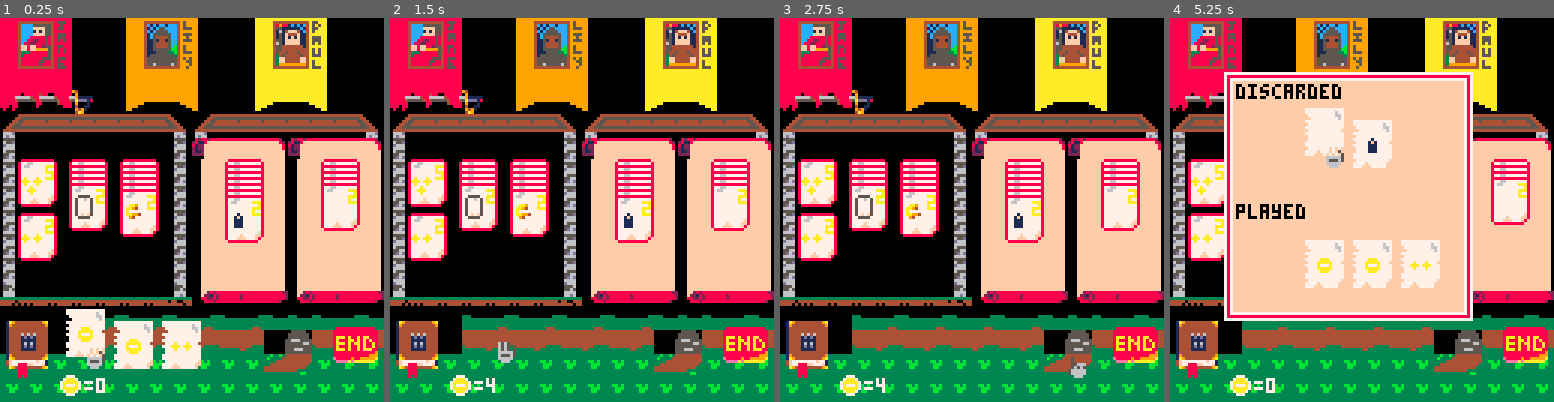
Above: before the commit, frames 1-4 (left to right).
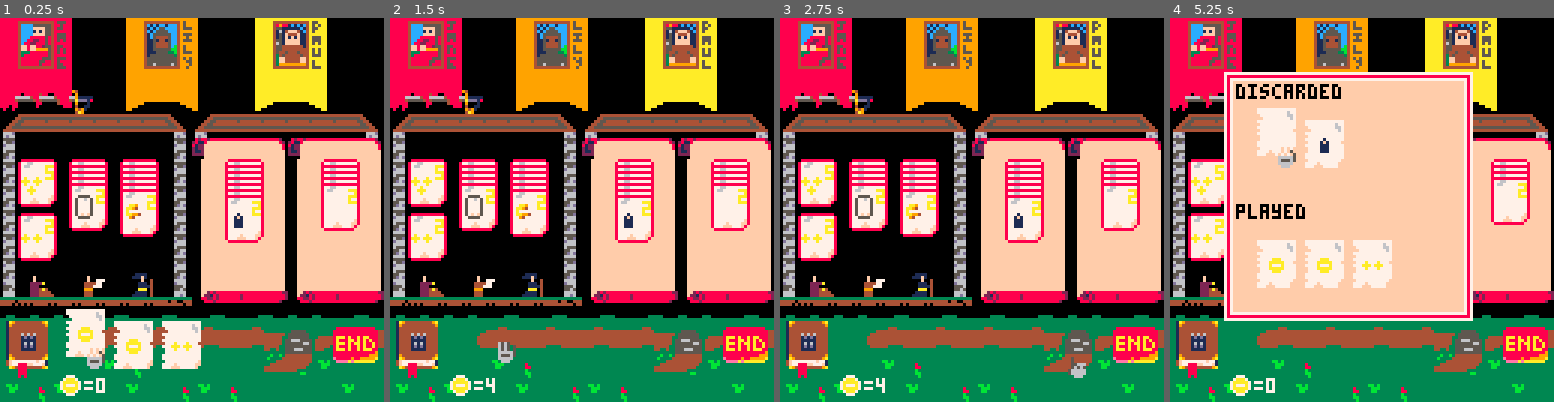
Above: after the commit, the same moments.

Repository: HingeAntoine/MedievalBuilder
Game: PICO-8 cartridge medievalbuilder.p8
Same seed, same stepped clock (60 frames per second), same inputs: the game is played once before the commit and once after it.
Inputs:
- Up to frame 1 (0.25 s): no input
- Up to frame 2 (1.5 s): tap X (X key) at 0.33, 1.07 s; tap O (Z key) at 0.7 s
- Up to frame 3 (2.75 s): hold Right 1.6-2.1 s; tap O (Z key) at 1.7, 2.1, 2.5 s; tap X (X key) at 1.85 s; hold Up 2.15-2.42 s; hold Right from 2.47 s (still down)
- Up to frame 4 (5.25 s): tap O (Z key) every 0.4 s from 2.9 to 4.9 s; tap X (X key) at 2.97, 4.08, 5.2 s; release Right at 3.03 s; hold Left 3.08-3.58 s; hold Down 3.63-3.97 s; hold Right 4.02-4.68 s; hold Up 4.73-5.03 s; hold Left from 5.08 s (still down)

The runs differ from the first frame. In frame 1, 2.9% of the frame differs, in the area x 0-99%, y 66-100%; in frame 2, 3.4%; in frame 3, 3.4%; in frame 4, 8.5%, in the area x 0-99%, y 23-100%.

Commit message:
Fixed bug, Displayed jobs, changed background
Fixed bug while displaying many cards in hand.

Displayed jobs in the respective houses.

Changed background to be prettier.

Diff:
--- a/medievalbuilder.p8
+++ b/medievalbuilder.p8
@@ -100,15 +100,15 @@
 	local wizard={
 	 jobspr=18,
  	top_card={
-  	card=create_card(34,{{constdraw,3}}),
+  	card=create_card(34,{{constnill,3}}),
   	price=6,
   	inf=false},
  	med_card={
-  	card=create_card(33,{{constdraw,2}}),
+  	card=create_card(33,{{constnill,2}}),
   	price=4,
   	inf=false},
  	low_card={
-  	card=create_card(32,{{constdraw,1}}),
+  	card=create_card(32,{{constnill,1}}),
   	price=2,
   	inf=false}
 	}
@@ -207,6 +207,13 @@
 	 grail,
 	 king}
 end
+
+jobs_drawn={
+ job_banker,
+ job_librar,
+ job_wizard,
+ quest_king,
+ quest_meep}
 
 --********************
 --*  managing cards  *
@@ -357,7 +364,7 @@
 --*  btn press  *
 --***************
 function hand_selected()
- if curr_card<win_hand[1] then
+ if 0<curr_card and curr_card<win_hand[1] then
   win_hand={curr_card,curr_card+3}
  end
 
@@ -365,14 +372,14 @@
   win_hand={curr_card-3,curr_card}
  end
 
- if btnp(0) then
+ if btnp(0) and curr_card>0 then
   curr_card=max(curr_card-1,1)
  elseif btnp(1) then
   if curr_card==#cards_hand then
    zone_selected=3
    curr_card=0
   else
-   curr_card +=1
+   curr_card+=1
   end
  elseif btnp(2) then
   zone_selected=2
@@ -387,12 +394,28 @@
 function playfield_selected()
  if btnp(0) then
   curr_playfield=max(curr_playfield-1,1)
- elseif btnp(1) or btnp(2) then
+ elseif btnp(1) then
+  if curr_playfield==1 then
+   curr_playfield=3
+  else
+   curr_playfield=min(curr_playfield+1,nstash)
+  end
+ elseif btnp(2) then
   curr_playfield=min(curr_playfield+1,nstash)
  elseif btnp(3) then
-  zone_selected=1
-  curr_card=min(1,#cards_hand)
-  curr_playfield=0
+  if curr_playfield==2 then
+   curr_playfield=1
+  elseif curr_playfield==5 then
+   zone_selected=3
+   curr_playfield=0
+  elseif curr_playfield==6 then
+   zone_selected=4
+   curr_playfield=0
+  else
+   zone_selected=1
+   curr_card=min(1,#cards_hand)
+   curr_playfield=0
+  end
  elseif btnp(4) or btnp(5) then
   buy_card()
  end
@@ -401,7 +424,7 @@
 function discard_selected()
  if show_discard then
   for i=1,2 do
-   if curr_disc[i]<win_discarded[i][1] then
+   if 0<curr_disc[i] and  curr_disc[i]<win_discarded[i][1] then
     win_discarded[i]={curr_disc[i],curr_disc[i]+3}
    end
 
@@ -681,6 +704,15 @@
   win_discarded[2])
 end
 
+function draw_jobs()
+ local xjobs={10,28,43}
+
+ for i=1,3 do
+  local sprjob= jobs[jobs_drawn[i]].jobspr
+  spr(sprjob,xjobs[i],85)
+ end
+end
+
 function draw_meeples()
  for i=0,meep_center-1 do
   spr(1,stash.x+flr(i%10)*3,stash.y+flr(i/10)*8)
@@ -728,6 +760,7 @@
  --draw other elements
  --draw_meeples()
  draw_players()
+ draw_jobs()
  draw_playfield()
  draw_hand()
  draw_playerinfo()
@@ -903,153 +936,153 @@
 6600000000000068636464656364646500000000000000000000000000000000000000000000000000000000000000000000000000000000000000000000000000000000000000000000000000000000000000000000000000000000000000000000000000000000000000000000000000000000000000000000000000000000
 6600000000000068636464656364646500000000000000000000000000000000000000000000000000000000000000000000000000000000000000000000000000000000000000000000000000000000000000000000000000000000000000000000000000000000000000000000000000000000000000000000000000000000
 7677777777777778737474757374747500000000000000000000000000000000000000000000000000000000000000000000000000000000000000000000000000000000000000000000000000000000000000000000000000000000000000000000000000000000000000000000000000000000000000000000000000000000
-0000006b6a6b6a6b6a6b6a6b6b6b6a6b00000000000000000000000000000000000000000000000000000000000000000000000000000000000000000000000000000000000000000000000000000000000000000000000000000000000000000000000000000000000000000000000000000000000000000000000000000000
-0000007b7a7b7a7b7a7b7a5c5d7b7a7b00000000000000000000000000000000000000000000000000000000000000000000000000000000000000000000000000000000000000000000000000000000000000000000000000000000000000000000000000000000000000000000000000000000000000000000000000000000
-6e6e6e6e6e6e6e6e6e6e6e6c6d6e6e6e00000000000000000000000000000000000000000000000000000000000000000000000000000000000000000000000000000000000000000000000000000000000000000000000000000000000000000000000000000000000000000000000000000000000000000000000000000000
-6e6e6e6e6e6e6e6e6e6e6e6e6e6e6e6e00000000000000000000000000000000000000000000000000000000000000000000000000000000000000000000000000000000000000000000000000000000000000000000000000000000000000000000000000000000000000000000000000000000000000000000000000000000
-0000000000000000000000000000000000000000000000000000000000000000000000000000000000000000000000000000000000000000000000000000000000000000000000000000000000000000000000000000000000000000000000000000000000000000000000000000000000000000000000000000000000000000
-0000000000000000000000000000000000000000000000000000000000000000000000000000000000000000000000000000000000000000000000000000000000000000000000000000000000000000000000000000000000000000000000000000000000000000000000000000000000000000000000000000000000000000
-0000000000000000000000000000000000000000000000000000000000000000000000000000000000000000000000000000000000000000000000000000000000000000000000000000000000000000000000000000000000000000000000000000000000000000000000000000000000000000000000000000000000000000
-0000000000000000000000000000000000000000000000000000000000000000000000000000000000000000000000000000000000000000000000000000000000000000000000000000000000000000000000000000000000000000000000000000000000000000000000000000000000000000000000000000000000000000
-0000000000000000000000000000000000000000000000000000000000000000000000000000000000000000000000000000000000000000000000000000000000000000000000000000000000000000000000000000000000000000000000000000000000000000000000000000000000000000000000000000000000000000
-0000000000000000000000000000000000000000000000000000000000000000000000000000000000000000000000000000000000000000000000000000000000000000000000000000000000000000000000000000000000000000000000000000000000000000000000000000000000000000000000000000000000000000
-0000000000000000000000000000000000000000000000000000000000000000000000000000000000000000000000000000000000000000000000000000000000000000000000000000000000000000000000000000000000000000000000000000000000000000000000000000000000000000000000000000000000000000
-0000000000000000000000000000000000000000000000000000000000000000000000000000000000000000000000000000000000000000000000000000000000000000000000000000000000000000000000000000000000000000000000000000000000000000000000000000000000000000000000000000000000000000
-0000000000000000000000000000000000000000000000000000000000000000000000000000000000000000000000000000000000000000000000000000000000000000000000000000000000000000000000000000000000000000000000000000000000000000000000000000000000000000000000000000000000000000
-0000000000000000000000000000000000000000000000000000000000000000000000000000000000000000000000000000000000000000000000000000000000000000000000000000000000000000000000000000000000000000000000000000000000000000000000000000000000000000000000000000000000000000
-0000000000000000000000000000000000000000000000000000000000000000000000000000000000000000000000000000000000000000000000000000000000000000000000000000000000000000000000000000000000000000000000000000000000000000000000000000000000000000000000000000000000000000
-0000000000000000000000000000000000000000000000000000000000000000000000000000000000000000000000000000000000000000000000000000000000000000000000000000000000000000000000000000000000000000000000000000000000000000000000000000000000000000000000000000000000000000
-0000000000000000000000000000000000000000000000000000000000000000000000000000000000000000000000000000000000000000000000000000000000000000000000000000000000000000000000000000000000000000000000000000000000000000000000000000000000000000000000000000000000000000
-0000000000000000000000000000000000000000000000000000000000000000000000000000000000000000000000000000000000000000000000000000000000000000000000000000000000000000000000000000000000000000000000000000000000000000000000000000000000000000000000000000000000000000
-0000000000000000000000000000000000000000000000000000000000000000000000000000000000000000000000000000000000000000000000000000000000000000000000000000000000000000000000000000000000000000000000000000000000000000000000000000000000000000000000000000000000000000
-0000000000000000000000000000000000000000000000000000000000000000000000000000000000000000000000000000000000000000000000000000000000000000000000000000000000000000000000000000000000000000000000000000000000000000000000000000000000000000000000000000000000000000
-…(130 lines of a section not shown)…
+696969696a6b6a6b6a6b6a6b6b6b6a6b00000000000000000000000000000000000000000000000000000000000000000000000000000000000000000000000000000000000000000000000000000000000000000000000000000000000000000000000000000000000000000000000000000000000000000000000000000000
+7d7d7d797a7b7a7b7a7b7a5c5d5e7a7b00000000000000000000000000000000000000000000000000000000000000000000000000000000000000000000000000000000000000000000000000000000000000000000000000000000000000000000000000000000000000000000000000000000000000000000000000000000
+6e7d7d7d6e7c7d7d7d7d7d6c6d6e7d7d00000000000000000000000000000000000000000000000000000000000000000000000000000000000000000000000000000000000000000000000000000000000000000000000000000000000000000000000000000000000000000000000000000000000000000000000000000000
+6e7c6e7d7d6e7d7c6e7c7d7d7d7d6e7d00000000000000000000000000000000000000000000000000000000000000000000000000000000000000000000000000000000000000000000000000000000000000000000000000000000000000000000000000000000000000000000000000000000000000000000000000000000
+0000000000000000000000000000000000000000000000000000000000000000000000000000000000000000000000000000000000000000000000000000000000000000000000000000000000000000000000000000000000000000000000000000000000000000000000000000000000000000000000000000000000000000
+0000000000000000000000000000000000000000000000000000000000000000000000000000000000000000000000000000000000000000000000000000000000000000000000000000000000000000000000000000000000000000000000000000000000000000000000000000000000000000000000000000000000000000
+0000000000000000000000000000000000000000000000000000000000000000000000000000000000000000000000000000000000000000000000000000000000000000000000000000000000000000000000000000000000000000000000000000000000000000000000000000000000000000000000000000000000000000
+0000000000000000000000000000000000000000000000000000000000000000000000000000000000000000000000000000000000000000000000000000000000000000000000000000000000000000000000000000000000000000000000000000000000000000000000000000000000000000000000000000000000000000
+0000000000000000000000000000000000000000000000000000000000000000000000000000000000000000000000000000000000000000000000000000000000000000000000000000000000000000000000000000000000000000000000000000000000000000000000000000000000000000000000000000000000000000
+0000000000000000000000000000000000000000000000000000000000000000000000000000000000000000000000000000000000000000000000000000000000000000000000000000000000000000000000000000000000000000000000000000000000000000000000000000000000000000000000000000000000000000
+0000000000000000000000000000000000000000000000000000000000000000000000000000000000000000000000000000000000000000000000000000000000000000000000000000000000000000000000000000000000000000000000000000000000000000000000000000000000000000000000000000000000000000
+0000000000000000000000000000000000000000000000000000000000000000000000000000000000000000000000000000000000000000000000000000000000000000000000000000000000000000000000000000000000000000000000000000000000000000000000000000000000000000000000000000000000000000
+0000000000000000000000000000000000000000000000000000000000000000000000000000000000000000000000000000000000000000000000000000000000000000000000000000000000000000000000000000000000000000000000000000000000000000000000000000000000000000000000000000000000000000
+0000000000000000000000000000000000000000000000000000000000000000000000000000000000000000000000000000000000000000000000000000000000000000000000000000000000000000000000000000000000000000000000000000000000000000000000000000000000000000000000000000000000000000
+0000000000000000000000000000000000000000000000000000000000000000000000000000000000000000000000000000000000000000000000000000000000000000000000000000000000000000000000000000000000000000000000000000000000000000000000000000000000000000000000000000000000000000
+0000000000000000000000000000000000000000000000000000000000000000000000000000000000000000000000000000000000000000000000000000000000000000000000000000000000000000000000000000000000000000000000000000000000000000000000000000000000000000000000000000000000000000
+0000000000000000000000000000000000000000000000000000000000000000000000000000000000000000000000000000000000000000000000000000000000000000000000000000000000000000000000000000000000000000000000000000000000000000000000000000000000000000000000000000000000000000
+0000000000000000000000000000000000000000000000000000000000000000000000000000000000000000000000000000000000000000000000000000000000000000000000000000000000000000000000000000000000000000000000000000000000000000000000000000000000000000000000000000000000000000
+0000000000000000000000000000000000000000000000000000000000000000000000000000000000000000000000000000000000000000000000000000000000000000000000000000000000000000000000000000000000000000000000000000000000000000000000000000000000000000000000000000000000000000
+0000000000000000000000000000000000000000000000000000000000000000000000000000000000000000000000000000000000000000000000000000000000000000000000000000000000000000000000000000000000000000000000000000000000000000000000000000000000000000000000000000000000000000
+…(130 lines of a section not shown)…
Not shown, changed: 21 lines of the sprite sheet (__gfx__) section of medievalbuilder.p8
